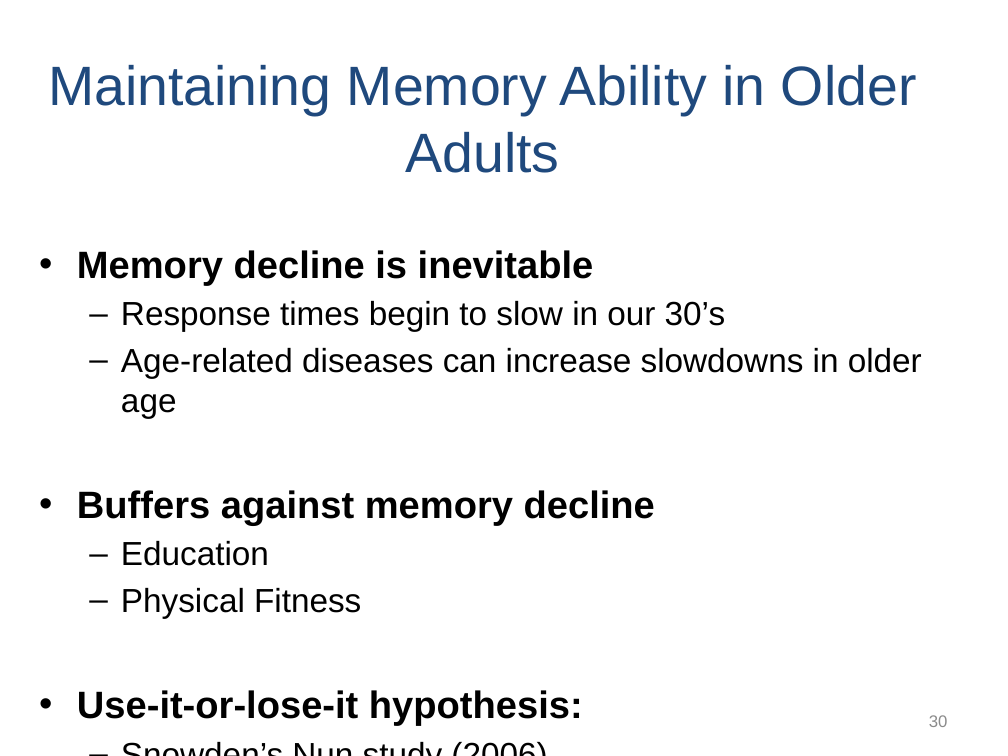
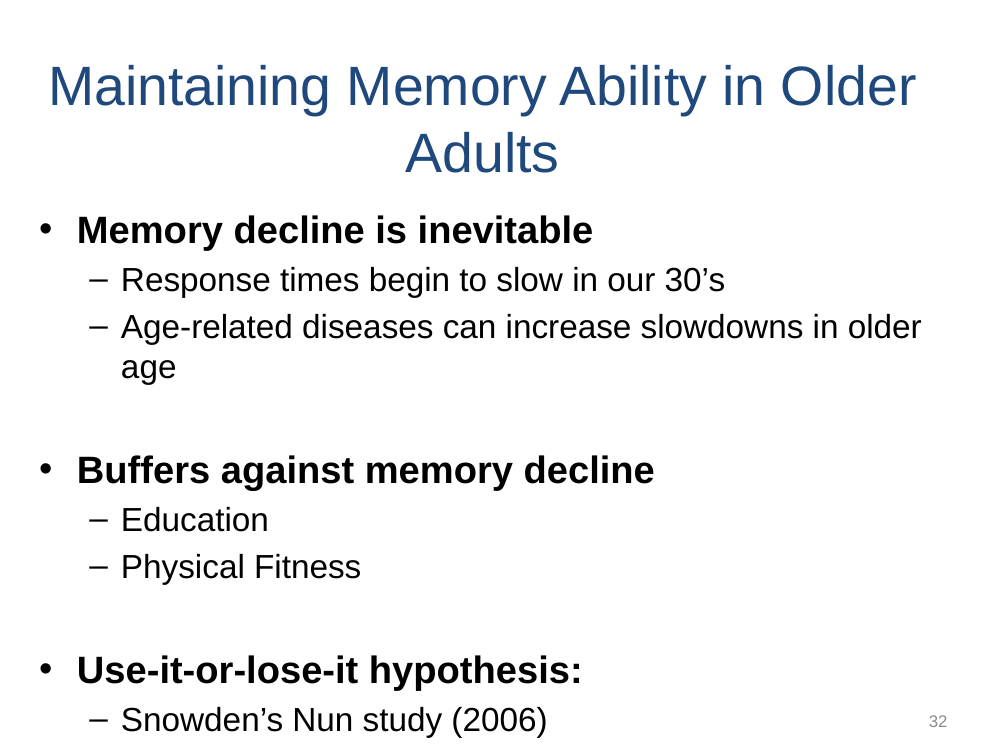
Before and after one commit to npm27/Teaching-Materials, a slide deck: slide 32 of Memory/Slides/Chapter 9.PPTX (slide 30 before the commit). Drawn at 1008x756 pixels with LibreOffice and Linux fonts; fonts in the diff are those of the drawing. Boxes give left, top, right and bottom in pixels: in the first picture for what was removed or moved away, otherwise in the second. Text is boxed around its words. In the diff, an @@ line names an element or a change of style, - is before the commit and + after.

```diff
--- a/Memory/Slides/Chapter 9.PPTX
+++ b/Memory/Slides/Chapter 9.PPTX
@@ text "Memory decline is inevitable" rewrapped from [77,250,922,726] to [77,215,922,737] @@
@@ page number at [929,715,948,727]: text changed @@
-30
+32
```
Also in this commit, not shown: 7 other slides changed, 2 slides added.
